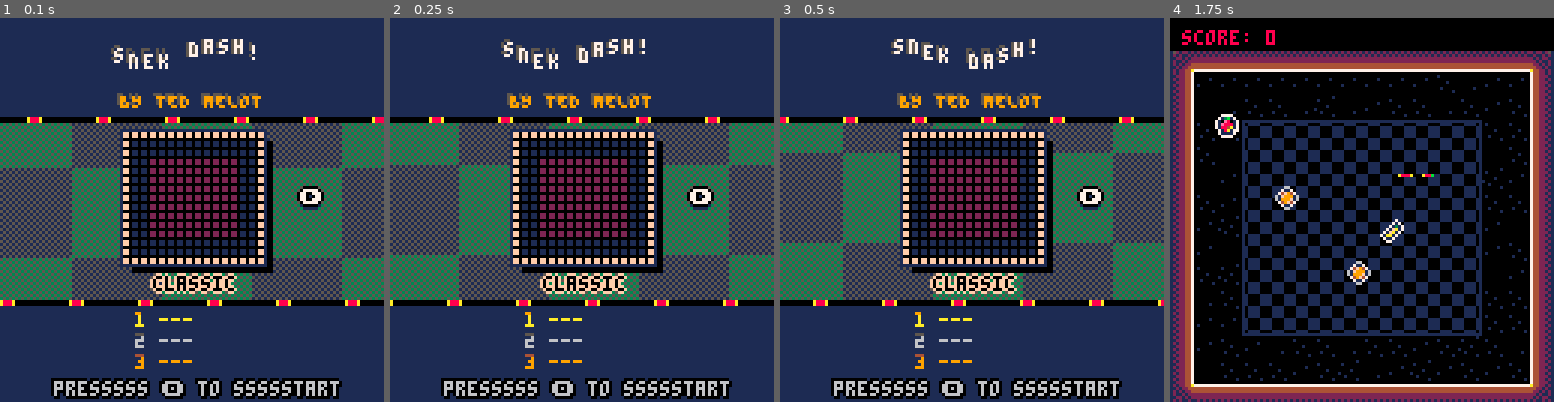
Above: before the commit, frames 1-4 (left to right).
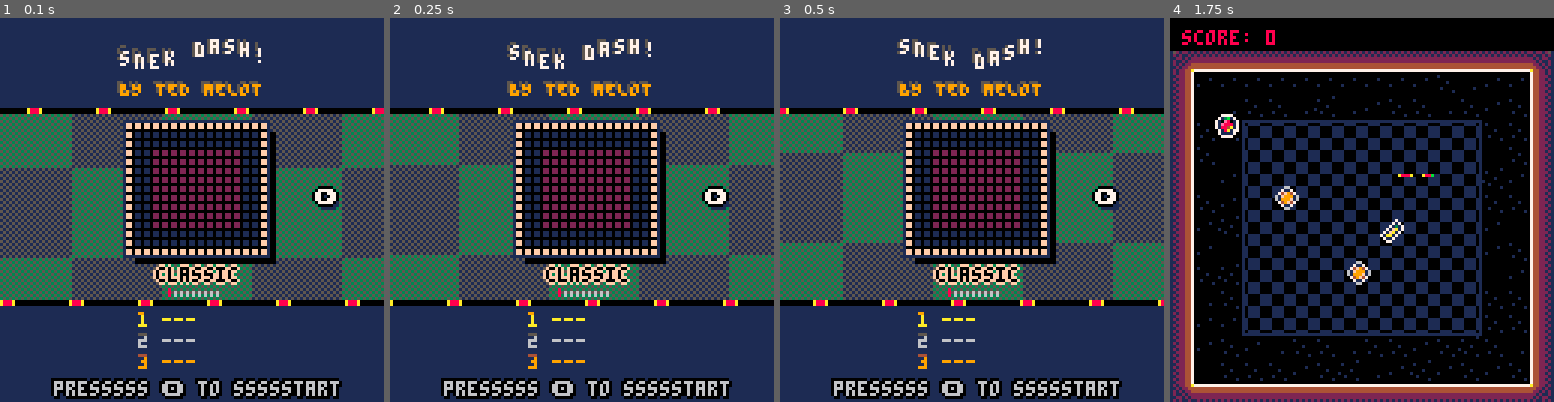
Above: after the commit, the same moments.

Repository: tmelot2/pico-8
Game: PICO-8 cartridge snekdash.p8
Same seed, same stepped clock (60 frames per second), same inputs: the game is played once before the commit and once after it.
Inputs:
- Up to frame 1 (0.1 s): no input
- Up to frame 2 (0.25 s): no input
- Up to frame 3 (0.5 s): tap X (X key) at 0.33 s
- Up to frame 4 (1.75 s): tap O (Z key) at 0.7, 1.7 s; tap X (X key) at 1.07 s; hold Right from 1.6 s (still down)

The runs differ from the first frame. In frame 1, 18% of the frame differs, in the area x 0-100%, y 5-92%; in frame 2, 18%; in frame 3, 18%; in frame 4, nothing differs.

Commit message:
Add level select page counter, update sounds, cleanup

Diff:
--- a/snekdash.p8
+++ b/snekdash.p8
@@ -51,8 +51,8 @@
  [4]={name='snakorpion', p={10,10,0,0,10,10,0,0,10,10,10,10,0,0}},
  [5]={name='rainbow', p={7,7,14,14,8,8,9,9,10,10,11,11,3,3,12,12,2,2}}
 }
-cur_pal=2
-snakepalette=snakepalettes[cur_pal].p
+curPal=2
+snakepalette=snakepalettes[curPal].p
 
 -- player dead effect
 circles = {}
@@ -99,6 +99,9 @@
 -- audio
 play_music=false
 
+-- debug
+drawVerticalCenter=false
+
 function _init()
   cartdata('tm-snek-dash')
   -- reset_high_scores()
@@ -152,6 +155,16 @@
 
   -- addDebug('cpu '..stat(1))
   drawDebug(1,110)
+
+  if drawVerticalCenter then
+    -- for i=1,128 do
+    --   if i%4==0 then
+    --     x=i*4
+    --     line(x,0,x,128,7)
+    --   end
+    -- end
+    line(64,0,64,128,7)
+  end
 end
 
 
@@ -180,7 +193,7 @@
 		if curLevel<#levels then
 			curLevel+=1
 			hs=read_scores(curLevel)
-			sfx(6)
+			sfx(12)
 			slt=0
 			dir=1
 		end
@@ -188,13 +201,17 @@
 
   --ud
   if btnp(2) then
-  	cur_pal-=1
+    -- sfx(11)
+    if (curPal>1) sfx(11)
+  	curPal-=1
   elseif btnp(3) then
-  	cur_pal+=1
-  end
-  if (cur_pal<1) cur_pal=1
-  if (cur_pal>#snakepalettes) cur_pal=#snakepalettes
-  snakepalette=snakepalettes[cur_pal].p
+    -- sfx(13)
+    if (curPal<#snakepalettes) sfx(13)
+  	curPal+=1
+  end
+  if (curPal<1) curPal=1
+  if (curPal>#snakepalettes) curPal=#snakepalettes
+  snakepalette=snakepalettes[curPal].p
 
   -- o
 	if btnp(4) then
@@ -206,8 +223,9 @@
 function titledraw()
   rectfill(0,0,screenwidth, screenheight, 1)
 
+  by=30
   -- scrolling bg
-  clip(0,34,128,60)
+  clip(0,by,128,64)
   w=30
   speed=2
   for x=-2, 1+screenwidth/w do
@@ -227,7 +245,7 @@
 
   -- faded overlay
   fillp(▒)
-  rectfill(0,34,128,94,5)
+  rectfill(0,by,128,94,5)
   fillp()
   borderpal={}
   len=#snakepalette
@@ -240,23 +258,23 @@
   -- border
   for x=0,128 do
     c=borderpal[#borderpal-(x+timer)%#borderpal]
-    pset(128-x,33,c)
-    pset(128-x,34,c)
+    pset(128-x,by,c)
+    pset(128-x,by+1,c)
     -- pset(128-x,32,c)
     -- pset(x,92,c)
-    pset(x,94,c)
-    pset(x,95,c)
+    pset(x,by+64,c)
+    pset(x,by+65,c)
   end
 
   local titletxt="snek dash!"
-  x=27
+  x=29
   y=9
   wavyPrint(titletxt, x, y, 2, 5)
   wavyPrint(titletxt, x+1, y+1, 3, 7)
 
   -- words
   local bx=40
-  local by=25
+  local by=21
   local byStr='BY TED MELOT'
   print(byStr, bx-1, by-1, 5)
   print(byStr, bx, by, 9)
@@ -273,7 +291,7 @@
   wavyPrintAll(startStr, bx, by, 1, 6)
 
   -- tiny map
-  sx,sy=40,38
+  sx,sy=41,35
   if dir==0 then
 	sx-=1*(4-slt)
   elseif dir==1 then
@@ -285,26 +303,31 @@
   shadow=true
   show_left=curLevel>1
   show_right=curLevel<#levels
+  bx=19
+  by=55
   yy=0
   if timer%50<7 then
 	  yy=1
 	  shadow=false
   end
+
   if show_left then
-  	  if (shadow) print('⬅️',20,55+yy+4,1)
-	  print('⬅️',19,2+56+yy,0)
-    print('⬅️',21,2+55+yy,0)
-    print('⬅️',20,2+54+yy,0)
-    print('⬅️',20,2+56+yy,0)
-    print('⬅️',20,2+55+yy,7)
-  end
+  	  if (shadow) print('⬅️',bx+1,by+yy+4,1)
+	  print('⬅️',bx,3+by+yy,0)
+    print('⬅️',bx+2,2+by+yy,0)
+    print('⬅️',bx+1,1+by+yy,0)
+    print('⬅️',bx+1,3+by+yy,0)
+    print('⬅️',bx+1,2+by+yy,7)
+  end
+
+  bx=104
   if show_right then
-  	if (shadow) print('➡️',100,55+yy+4,1)
-    print('➡️',99,2+55+yy,0)
-    print('➡️',101,2+55+yy,0)
-    print('➡️',100,2+54+yy,0)
-    print('➡️',100,2+56+yy,0)
-    print('➡️',100,2+55+yy,7)
+  	if (shadow) print('➡️',bx+2,55+yy+4,1)
+    print('➡️',bx,2+by+yy,0)
+    print('➡️',bx+2,2+by+yy,0)
+    print('➡️',bx+1,1+by+yy,0)
+    print('➡️',bx+1,3+by+yy,0)
+    print('➡️',bx+1,2+by+yy,7)
   end
 
   -- top 3 scores
@@ -318,6 +341,21 @@
   print_1st_place(n1, 4+sx, y)
   print_2nd_place(n2, 4+sx, y+inc)
   print_3rd_place(n3, 4+sx, y+2*inc)
+
+  -- levels
+  width=#levels*2
+  bx=hcenter("")-(width/2)
+  by=92
+  for i=1,#levels do
+    if i==curLevel then
+      pset(bx+2*i, by, 8)
+      pset(bx+2*i, by-1, 8)
+      pset(bx+2*i, by-2, 8)
+    else
+      pset(bx+2*i, by, 6)
+      pset(bx+2*i, by-1, 6)
+    end
+  end
 end
 
 function get_high_score_text(slot, name, score)
Not shown, changed: the sound effects (__sfx__) section of snekdash.p8
